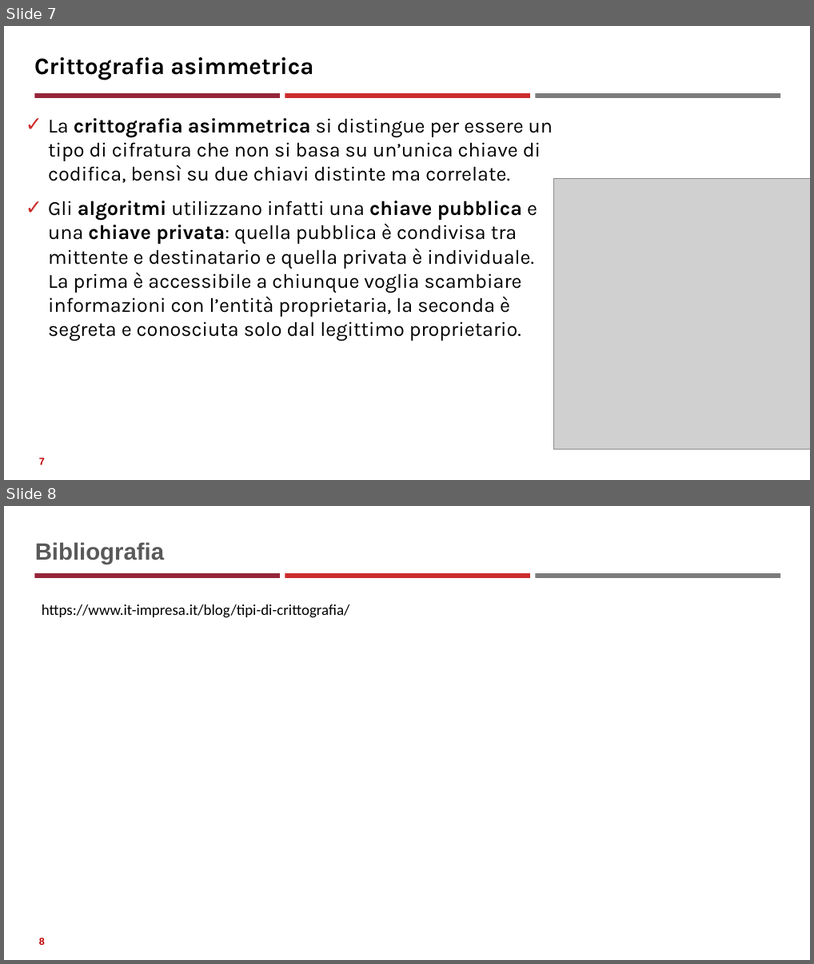
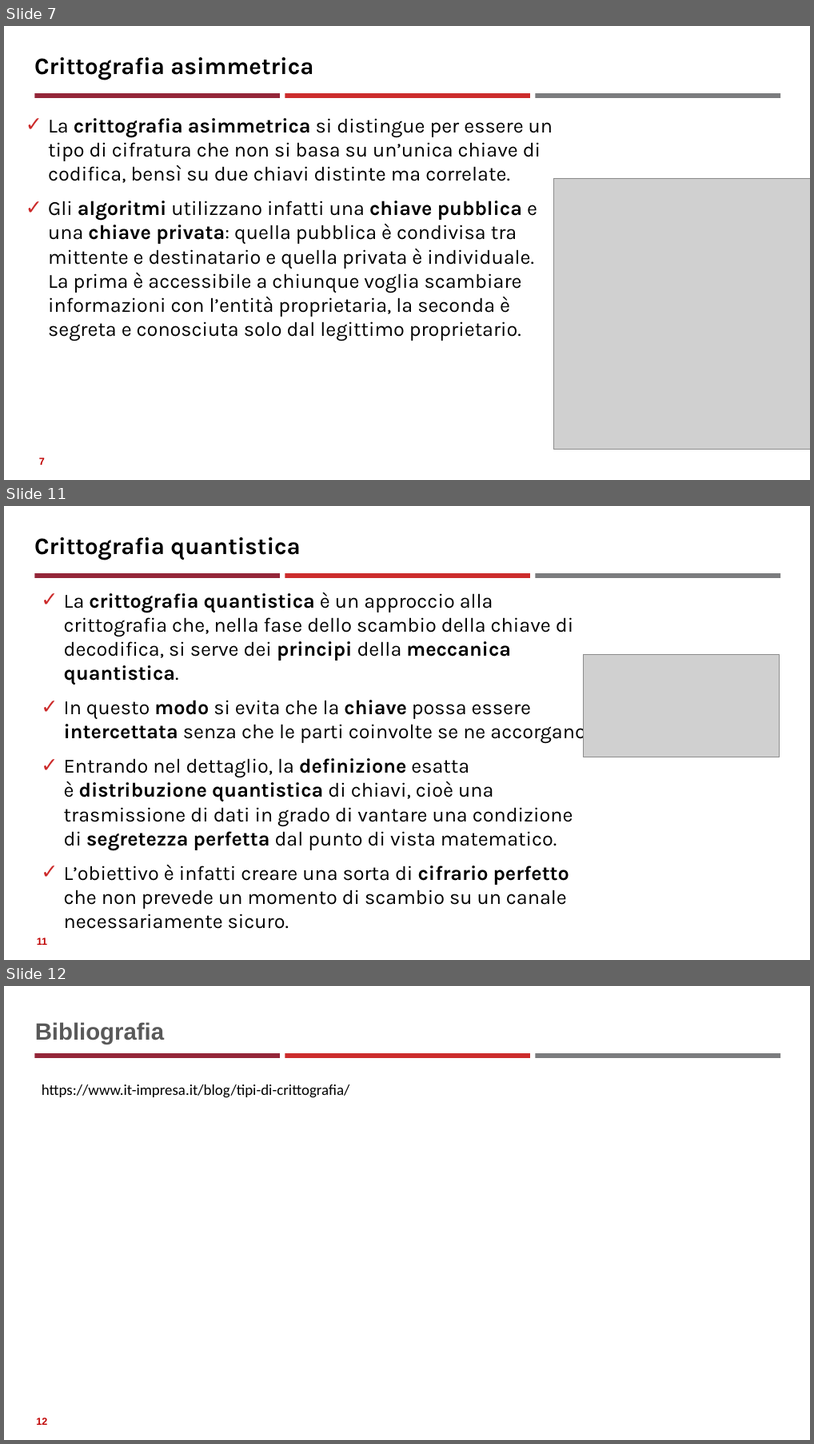
Before and after one commit to neural1977/data_science_interview_material, a slide deck: Assicurazioni/Tecniche crittografiche_ita.pptx. Shown one above the other, each under a label of ours: slides 7 and 8 before the commit, slides 7, 11 and 12 after it; the slides between them are not shown. The pictures are 814x964 and 814x1444 pixels, drawn with LibreOffice and Linux fonts; fonts in the diff are those of the drawing; grey boxes stand for pictures. Boxes give left, top, right and bottom in pixels: in the first picture for what was removed or moved away, otherwise in the second. Text is boxed around its words. In the diff, an @@ line names an element or a change of style, - is before the commit and + after.

```diff
--- a/Assicurazioni/Tecniche crittografiche_ita.pptx
+++ b/Assicurazioni/Tecniche crittografiche_ita.pptx
@@ slide 11 added at (x1=4, y1=506, x2=810, y2=960), background #FFFFFF; not listed: 3 template elements that a slide beside it also shows @@
@@ title added at (x1=34, y1=537, x2=300, y2=560), 28 pt, text #000000, bold @@
+Crittografia quantistica
@@ text added at (x1=64, y1=592, x2=590, y2=928), 24 pt, text #000000 @@
+✓ La crittografia quantistica è un approccio alla crittografia che, nella fase dello scambio della chiave di decodifica, si serve dei principi della meccanica quantistica.
+✓ In questo modo si evita che la chiave possa essere intercettata senza che le parti coinvolte se ne accorgano.
+✓ Entrando nel dettaglio, la definizione esatta è distribuzione quantistica di chiavi, cioè una trasmissione di dati in grado di vantare una condizione di segretezza perfetta dal punto di vista matematico.
+✓ L’obiettivo è infatti creare una sorta di cifrario perfetto che non prevede un momento di scambio su un canale necessariamente sicuro.
@@ picture added at (x1=583, y1=654, x2=780, y2=756) @@
@@ page number added at (x1=37, y1=937, x2=47, y2=944), 12 pt, text #C00000, bold @@
+11
@@ what was slide 8 is now slide 12 @@
@@ page number at (x1=36, y1=1417, x2=47, y2=1424): text changed @@
-8
+12
```
Also in this commit, not shown: 3 other slides added, 1 other file.
